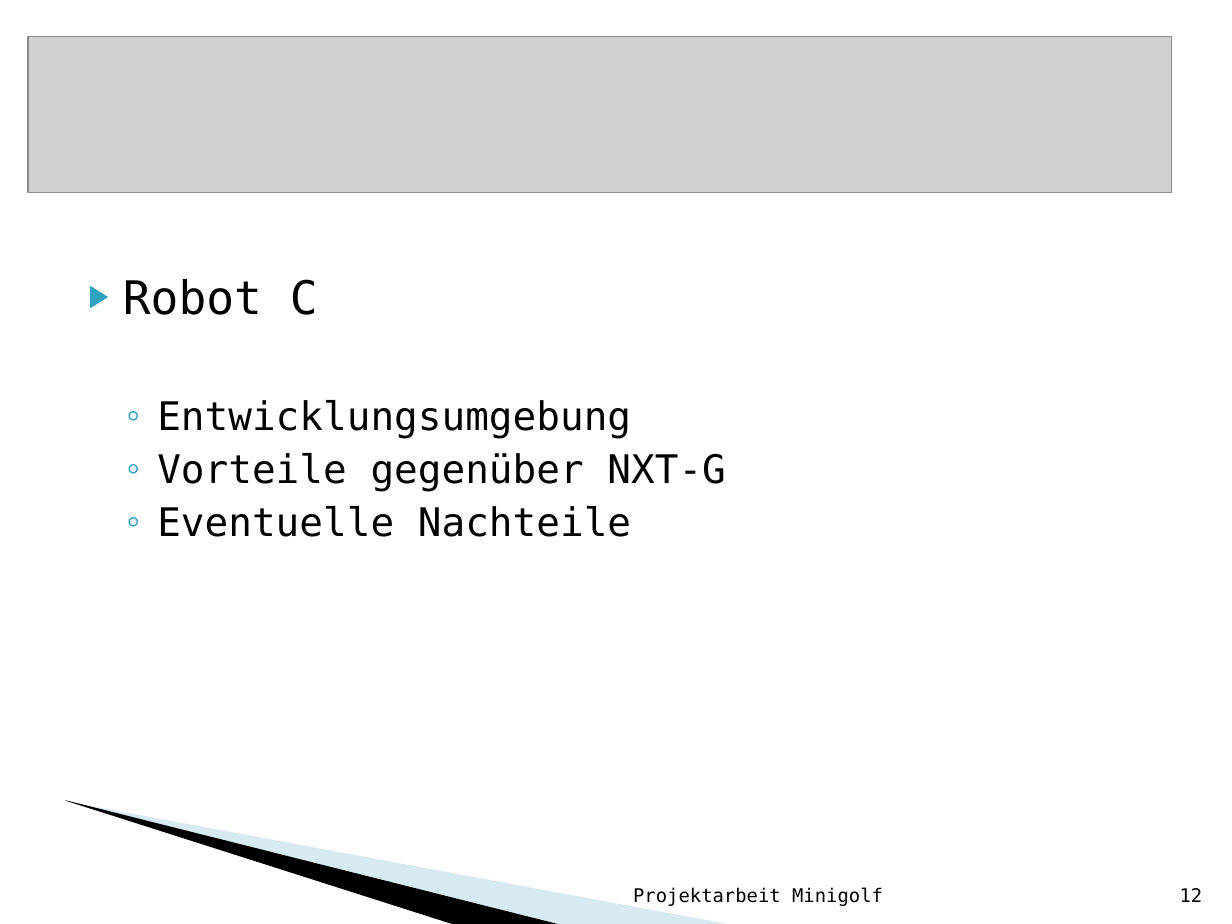
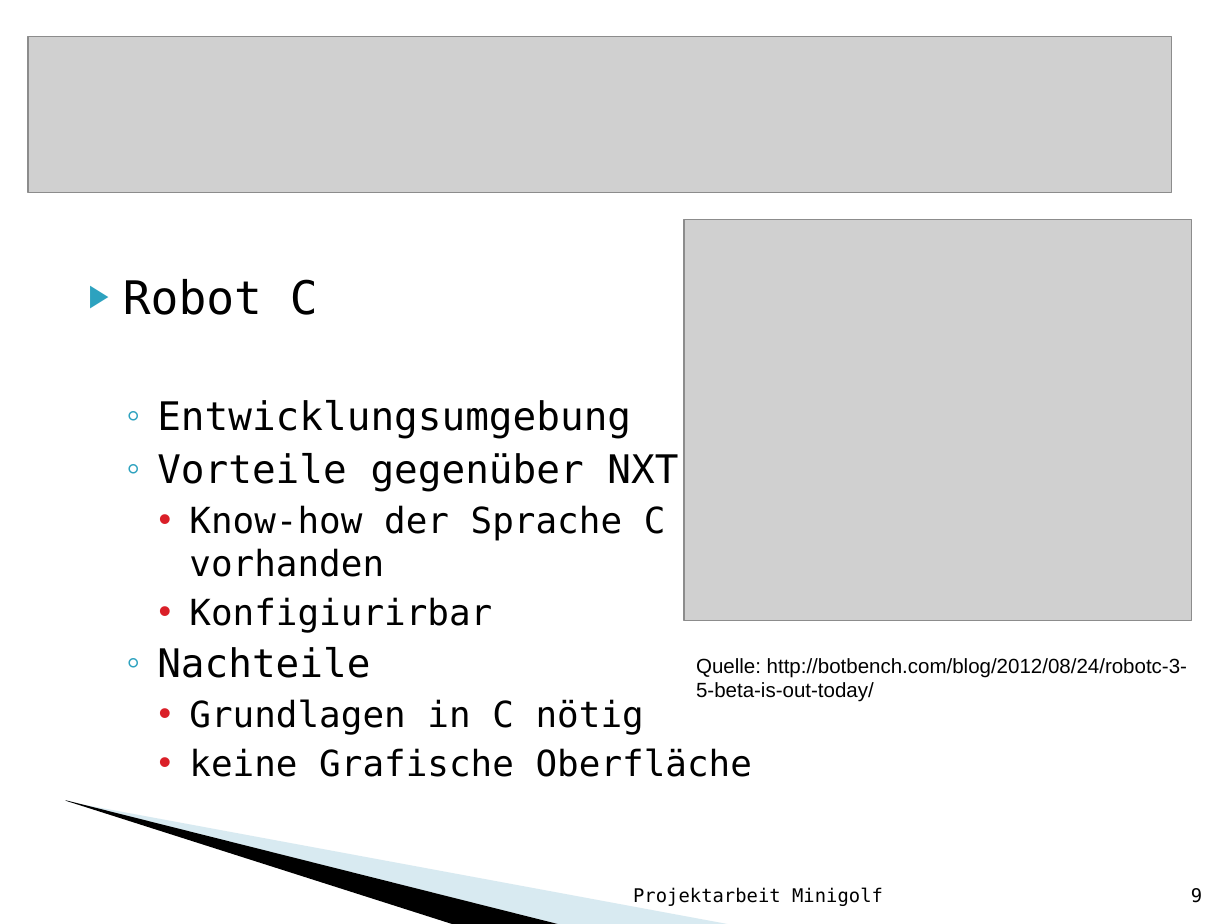
Before and after one commit to Rabbit2Clone/LegoMinigolfV1, a slide deck: slide 9 of Minigolf_mit_Lego_Mindstorms.ppt (slide 12 before the commit). Drawn at 1232x924 pixels with LibreOffice and Linux fonts; fonts in the diff are those of the drawing; grey boxes stand for pictures; background and template pictures are left out. Boxes give left, top, right and bottom in pixels: in the first picture for what was removed or moved away, otherwise in the second. Text is boxed around its words. In the diff, an @@ line names an element or a change of style, - is before the commit and + after.

```diff
--- a/Minigolf_mit_Lego_Mindstorms.ppt
+++ b/Minigolf_mit_Lego_Mindstorms.ppt
@@ picture added at (684, 219, 1191, 620) @@
@@ text at (157, 505, 752, 777): text changed; size 23 to 21 pt @@
-  ◦ Eventuelle Nachteile
+    • Know-how der Sprache C
+      vorhanden
+    • Konfigiurirbar
+  ◦ Nachteile
+    • Grundlagen in C nötig
+    • keine Grafische Oberfläche
@@ text added at (696, 658, 1187, 702), 12 pt, text #000000 @@
+Quelle: http://botbench.com/blog/2012/08/24/robotc-3-5-beta-is-out-today/
@@ page number at (1191, 888, 1202, 903): text changed @@
-12
+9
```
Also in this commit, not shown: 9 other slides changed, 5 slides removed, 6 other files.
